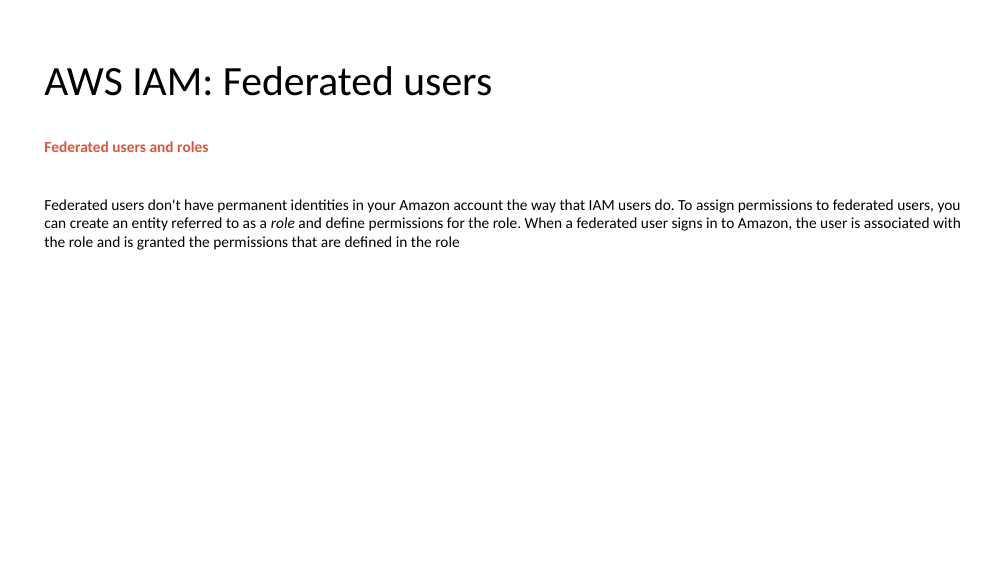
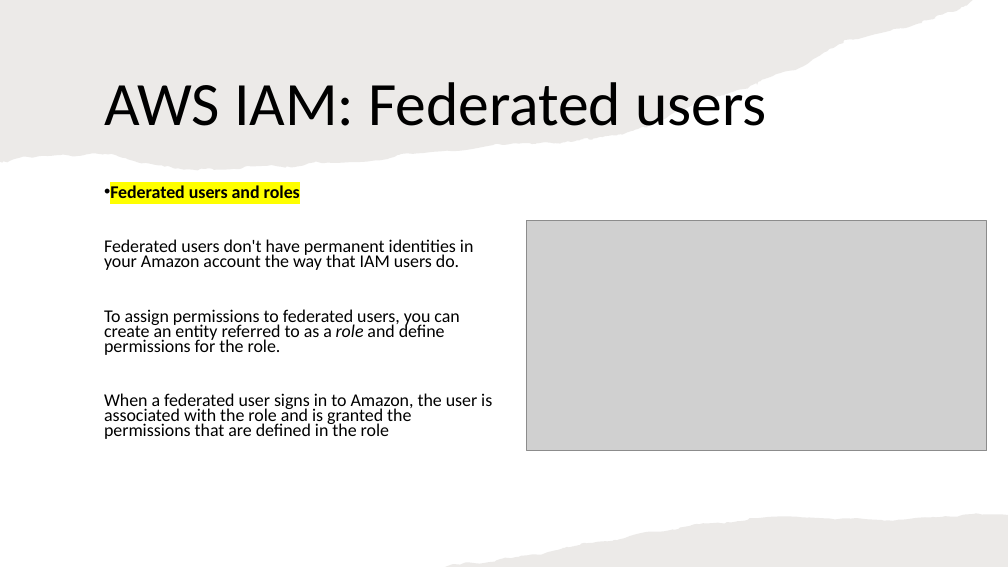
Before and after one commit to IlyaChakun/aws-iba-courses, a slide deck: slide 9 of lecture-materials/Managment&Governance/00-iam/IAM.pptx (slide 7 before the commit). Drawn at 1008x567 pixels with LibreOffice and Linux fonts; fonts in the diff are those of the drawing; grey boxes stand for pictures. Boxes give left, top, right and bottom in pixels: in the first picture for what was removed or moved away, otherwise in the second. Text is boxed around its words. In the diff, an @@ line names an element or a change of style, - is before the commit and + after.

```diff
--- a/lecture-materials/Managment&Governance/00-iam/IAM.pptx
+++ b/lecture-materials/Managment&Governance/00-iam/IAM.pptx
@@ freeform shape added at (0,0,973,170), fill #82766A at 15% opacity @@
@@ title "AWS IAM: Federated users": place and size @@
-title "AWS IAM: Federated users" at (44,66,492,96)
+title "AWS IAM: Federated users" at (104,82,767,126)
@@ title "AWS IAM: Federated users" at (104,82,767,126): size 29.7 to 44 pt; vertical alignment top to middle @@
@@ text "Federated users and roles": place and size @@
-text "Federated users and roles" at (44,141,961,250)
+text "Federated users and roles" at (104,185,492,439)
@@ text at (110,185,300,198): size 11 to 12.8 pt, text colour #DD5540 to #000000, highlight none to #FFFF00 in "Federated users and roles"; bullet none to •; line spacing 1 to 0.7 @@
@@ text at (104,239,492,439): text changed; size 11 to 12.8 pt @@
-Federated users don't have permanent identities in your Amazon account the way that IAM users do. To assign permissions to federated users, you can create an entity referred to as a role and define permissions for the role. When a federated user signs in to Amazon, the user is associated with the role and is granted the permissions that are defined in the role
+Federated users don't have permanent identities in your Amazon account the way that IAM users do.
+To assign permissions to federated users, you can create an entity referred to as a role and define permissions for the role.
+When a federated user signs in to Amazon, the user is associated with the role and is granted the permissions that are defined in the role
@@ picture added at (527,221,987,451) @@
@@ freeform shape added at (445,513,1008,566), fill #82766A at 15% opacity @@
```
Also in this commit, not shown: 11 other slides changed, 3 slides added, 49 other files.
